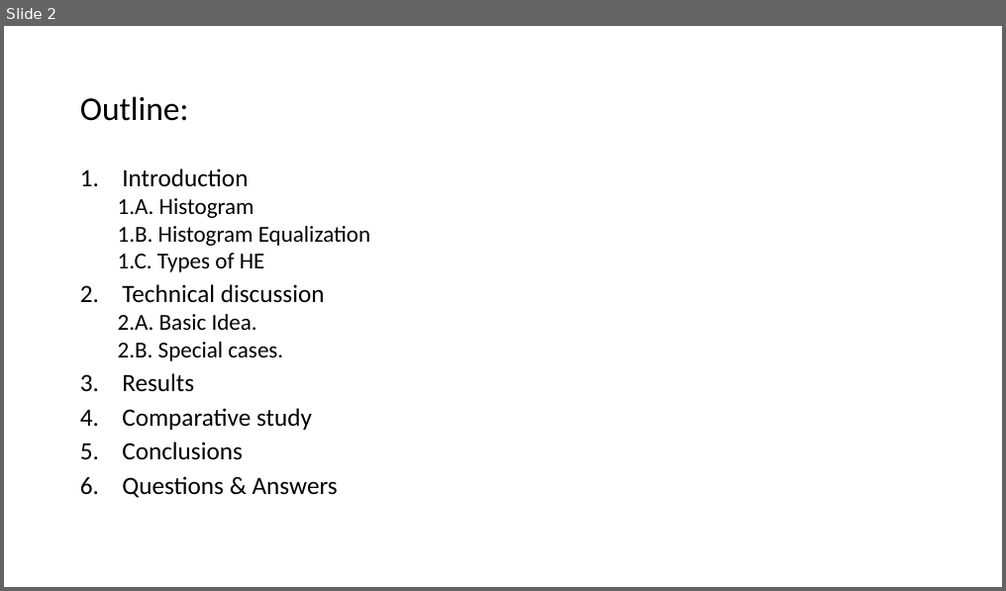
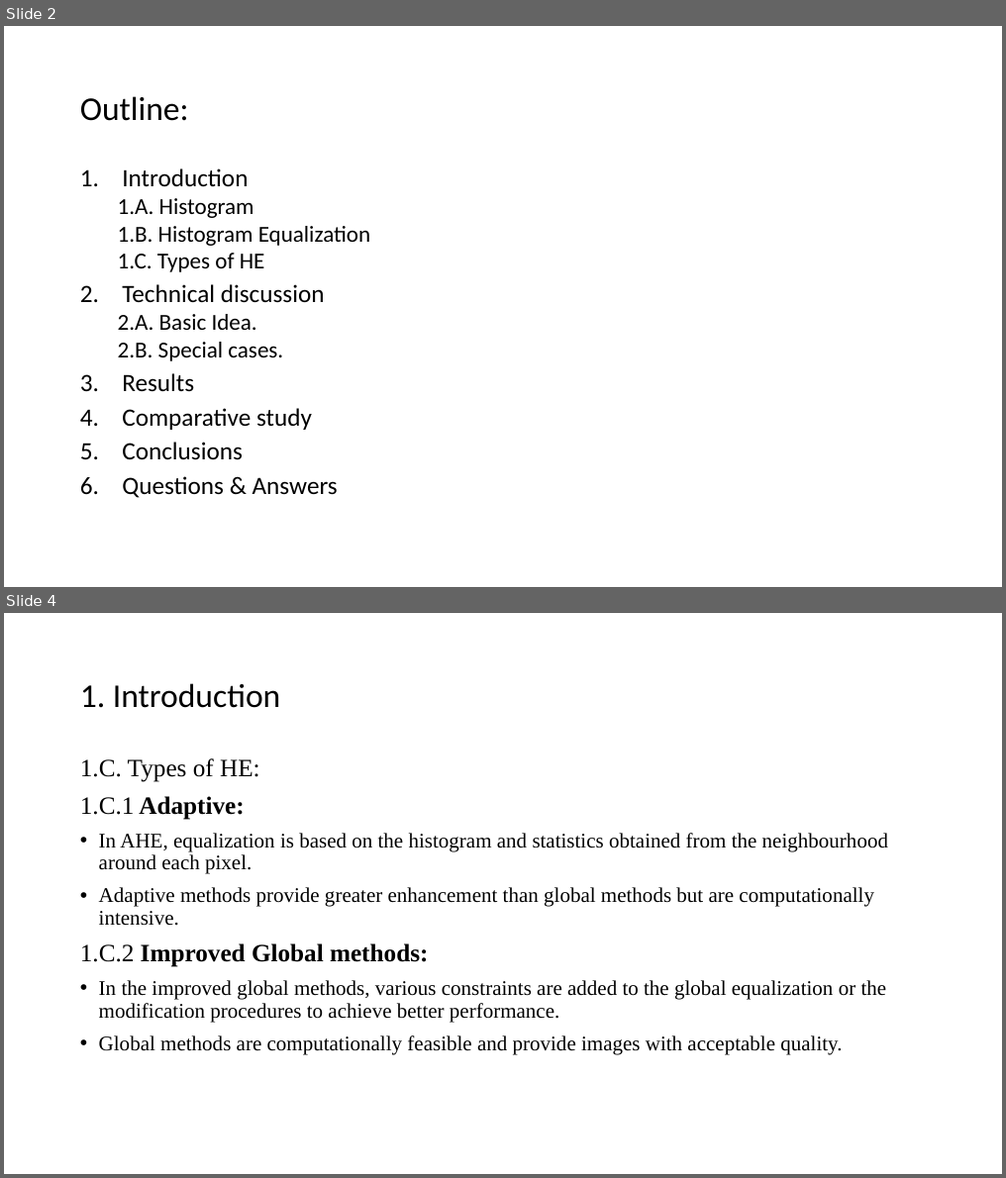
Before and after one commit to lohith921/DIP, a slide deck: Project/Presentation.pptx. Shown one above the other, each under a label of ours: slide 2 before the commit, slides 2 and 4 after it; the slides between them are not shown. The pictures are 1006x591 and 1006x1178 pixels, drawn with LibreOffice and Linux fonts; fonts in the diff are those of the drawing. Boxes give left, top, right and bottom in pixels: in the first picture for what was removed or moved away, otherwise in the second. Text is boxed around its words. In the diff, an @@ line names an element or a change of style, - is before the commit and + after.

Commit message:
Introduction

```diff
--- a/Project/Presentation.pptx
+++ b/Project/Presentation.pptx
@@ slide 4 added at (4,613,1002,1174), background #FFFFFF @@
@@ title added at (80,683,280,708), 32 pt, text #000000 @@
+1. Introduction
@@ text added at (80,759,888,1056), 20 pt, text #000000 @@
+1.C. Types of HE:
+1.C.1 Adaptive:
+• In AHE, equalization is based on the histogram and statistics obtained from the neighbourhood around each pixel.
+• Adaptive methods provide greater enhancement than global methods but are computationally intensive.
+1.C.2 Improved Global methods:
+• In the improved global methods, various constraints are added to the global equalization or the modification procedures to achieve better performance.
+• Global methods are computationally feasible and provide images with acceptable quality.
```
Also in this commit, not shown: 2 slides changed, 1 slide removed.
